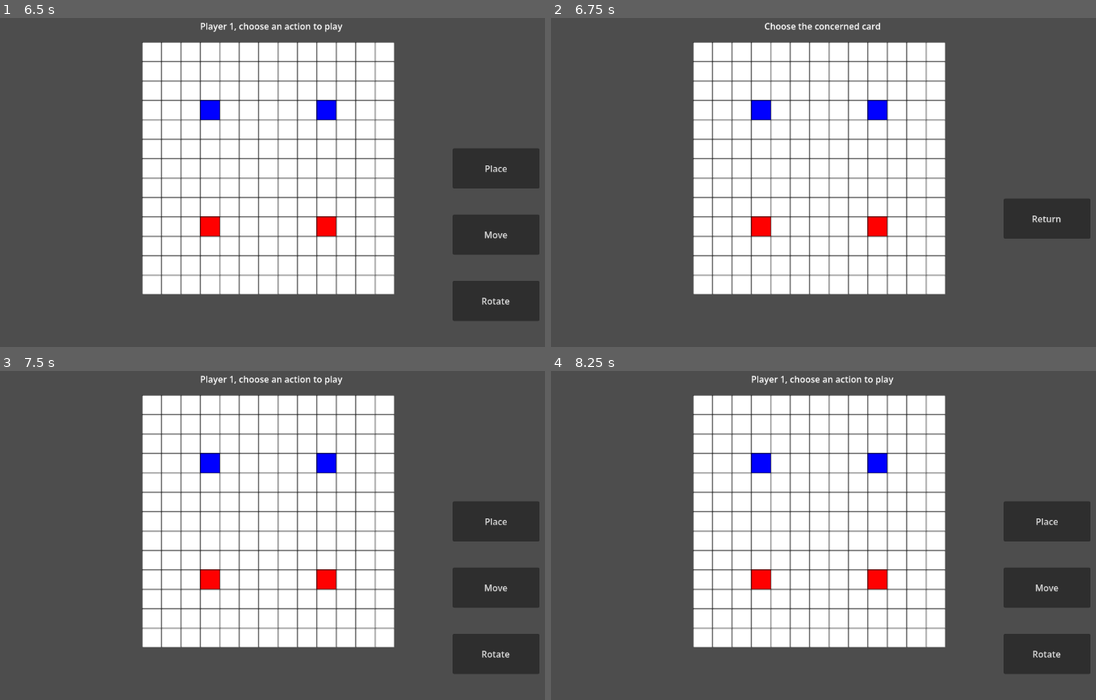
Above: before the commit, frames 1-4 (two rows, left to right).
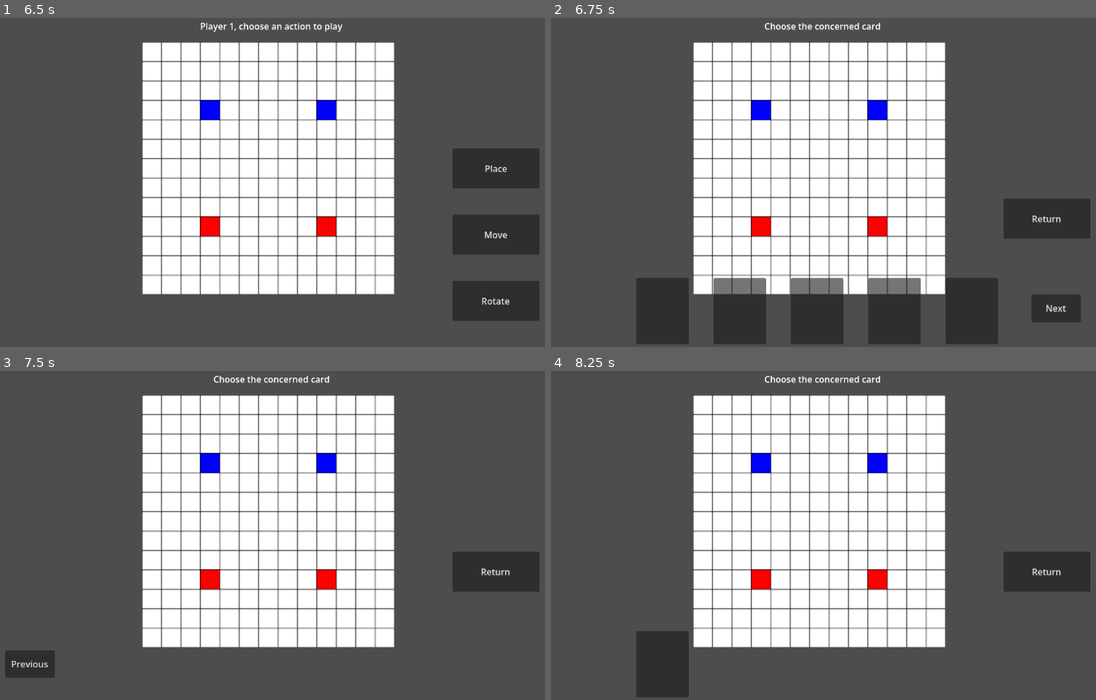
Above: after the commit, the same moments.

Repository: COLIN-MJM/Matthieu
Game: Godot game, scene res://Scenes/MainScene.tscn
Two runs of this game, one before a commit and one after it. Both use one fixed random seed, a clock stepped at 60 frames per second and the inputs below. This scene is started directly instead of the project's main scene.
Inputs (mouse positions are in pixels of both pictures, inside the frame that each line leads up to):
- Up to frame 1 (6.5 s): click "Rotate" at 0.5 s; click "Return" at 1.25 s; click "Move" at 2 s; tap Enter at 2.75, 4.25, 5.75 s; move the mouse to (408, 149) at 2.77 s; press the mouse at (408, 149) at 2.78 s; tap Space at 3.5, 5 s; move the mouse to (141, 185) at 3.52 s; release the mouse at (141, 185) at 3.53 s; tap Z at 3.6 s; click (141, 185) at 3.67 s; move the mouse to (332, 90) at 4.27 s; tap Y at 4.35 s; click (332, 90) at 4.42 s; move the mouse to (234, 238) at 5.02 s; tap C at 5.1 s; click (234, 238) at 5.17 s; move the mouse to (457, 221) at 5.77 s; press the mouse at (457, 221) at 5.78 s
- Up to frame 2 (6.75 s): release the mouse at (1008, 221) at 6.5 s; click "Place" at 6.5 s
- Up to frame 3 (7.5 s): click "Return" (after the commit: "Next") at 7.25 s
- Up to frame 4 (8.25 s): click (578, 663) at 8 s, where only the run after the commit has a clickable "Previous"

Frame 1 is identical in both runs. In frame 2, 10% of the frame differs, in the area x 15-98%, y 78-100%; in frame 3, 6.5%; in frame 4, 7.7%.
Error before the commit: Parse Error: Cannot assign a value of type Node to variable "game_state_manager" with specified type res://manager/GameStateManager.gd. (res://NewCards/DecksCr…
Error after the commit: Invalid assignment of property or key 'gsm' with value of type 'null instance' on a base object of type 'Node3D (Card)'. (res://NewCards/DecksCreator.gd:23)

Commit message:
fix autoload

Diff:
--- a/manager/GameStateManager.gd
+++ b/manager/GameStateManager.gd
@@ -1,4 +1,4 @@
-extends Object
+extends Node
 
 var playspace : PlaySpace
 const CardScene:PackedScene=preload("uid://cqhllnaq53hyr")
--- a/rule.gd
+++ b/rule.gd
@@ -13,6 +13,9 @@
 @export_custom(PROPERTY_HINT_NONE, "", PROPERTY_USAGE_DEFAULT | PROPERTY_USAGE_READ_ONLY)
 var rawFilters : Array
 @export var rawAction : ActionsBank.ActionWord
+@export_custom(PROPERTY_HINT_NONE, "", PROPERTY_USAGE_DEFAULT | PROPERTY_USAGE_READ_ONLY)
+var expected : String
+@export var actions_params :Array
 
 var updatedFilters : Array
 @export_custom(PROPERTY_HINT_NONE, "", PROPERTY_USAGE_DEFAULT | PROPERTY_USAGE_READ_ONLY)
--- a/tools/ActionsBank.gd
+++ b/tools/ActionsBank.gd
@@ -1,4 +1,4 @@
-extends Object
+extends Node
 
 
 enum ActionWord{
--- a/tools/FilterBank.gd
+++ b/tools/FilterBank.gd
@@ -1,4 +1,4 @@
-extends Object
+extends Node
 
 #region ConstArrays
 
--- a/tools/Parser/parser.gd
+++ b/tools/Parser/parser.gd
@@ -1,4 +1,4 @@
-extends Object
+extends Node
 
 static var map : Dictionary[StringName,filter_struct]
 static var non_finite_while_limits = 25
